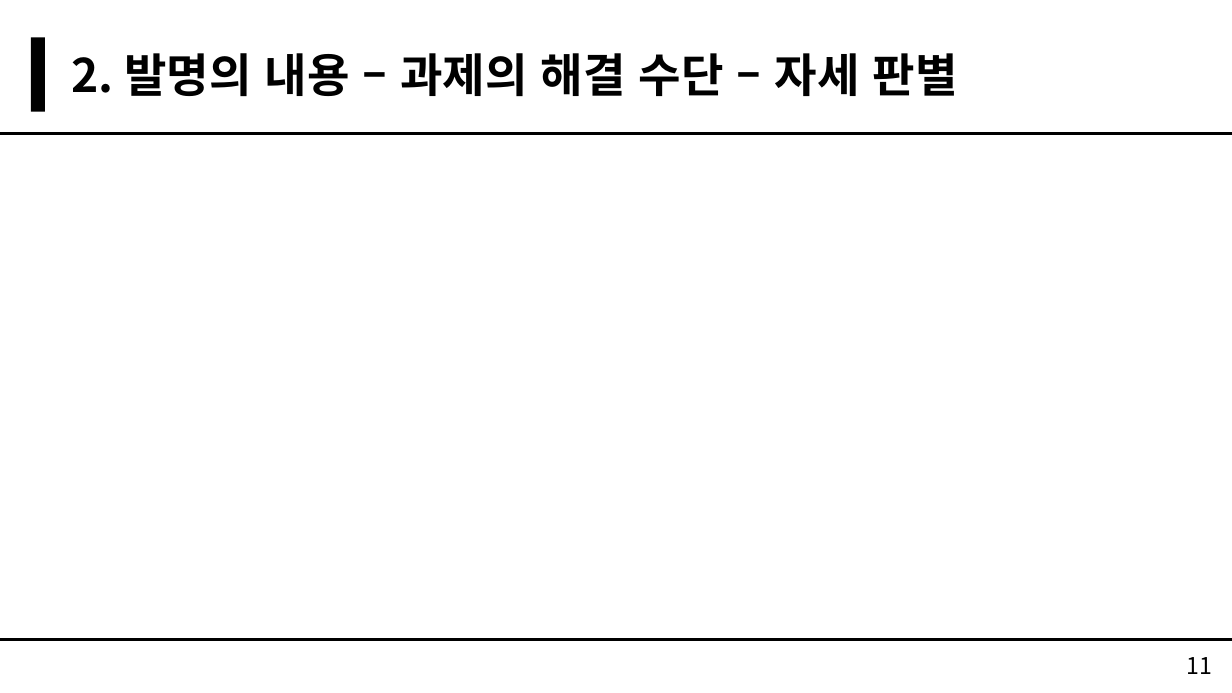
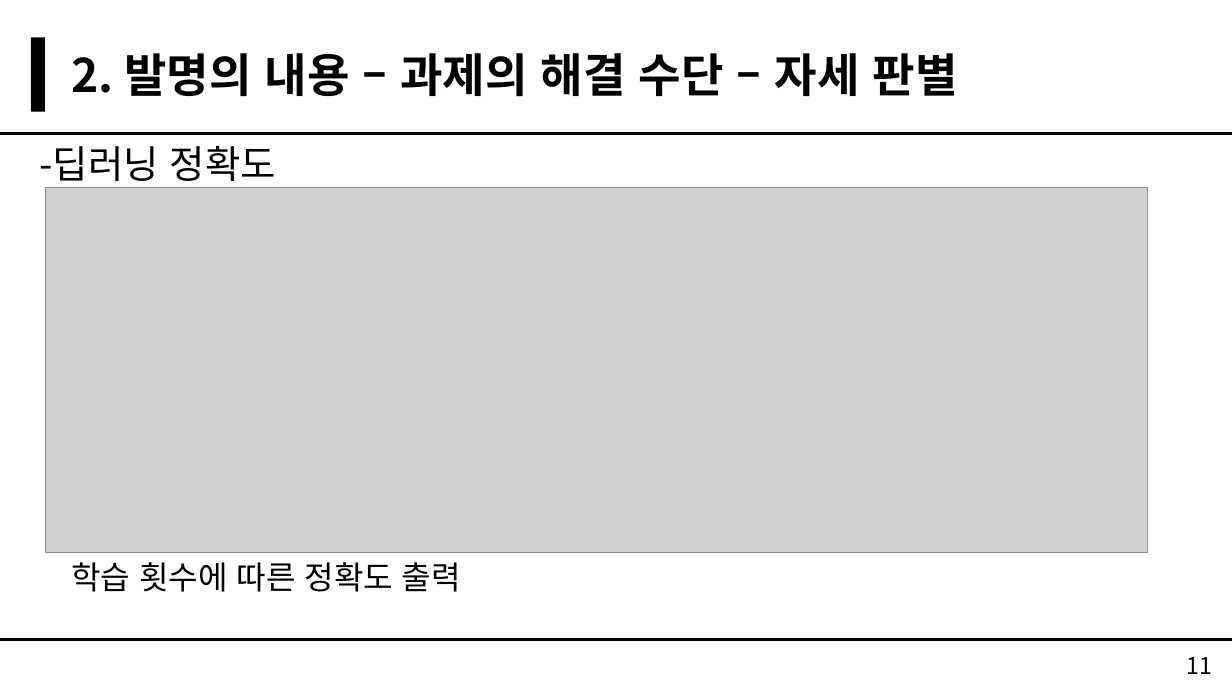
Before and after one commit to greatmanfantasy/GGCS, a slide deck: slide 11 of Report/특허경진대회/특허경진대회 발표 PPT - 개가천선.pptx. Drawn at 1232x693 pixels with LibreOffice and Linux fonts; fonts in the diff are those of the drawing; grey boxes stand for pictures. Boxes give left, top, right and bottom in pixels: in the first picture for what was removed or moved away, otherwise in the second. Text is boxed around its words. In the diff, an @@ line names an element or a change of style, - is before the commit and + after.

```diff
--- a/Report/특허경진대회/특허경진대회 발표 PPT - 개가천선.pptx
+++ b/Report/특허경진대회/특허경진대회 발표 PPT - 개가천선.pptx
@@ text added at (x1=39, y1=146, x2=276, y2=189), 30 pt, text #000000 @@
+-딥러닝 정확도
@@ picture added at (x1=45, y1=188, x2=1148, y2=553) @@
@@ text added at (x1=72, y1=562, x2=461, y2=592), 25 pt, text #000000 @@
+학습 횟수에 따른 정확도 출력
```
Also in this commit, not shown: 3 other slides changed.
